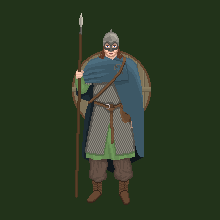
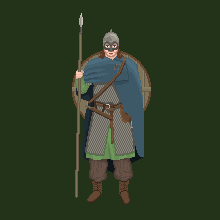
Revision of a layered w=220, h=220 image; what changed, layer by layer:
painted on "Background" over box(75, 34, 113, 198)
